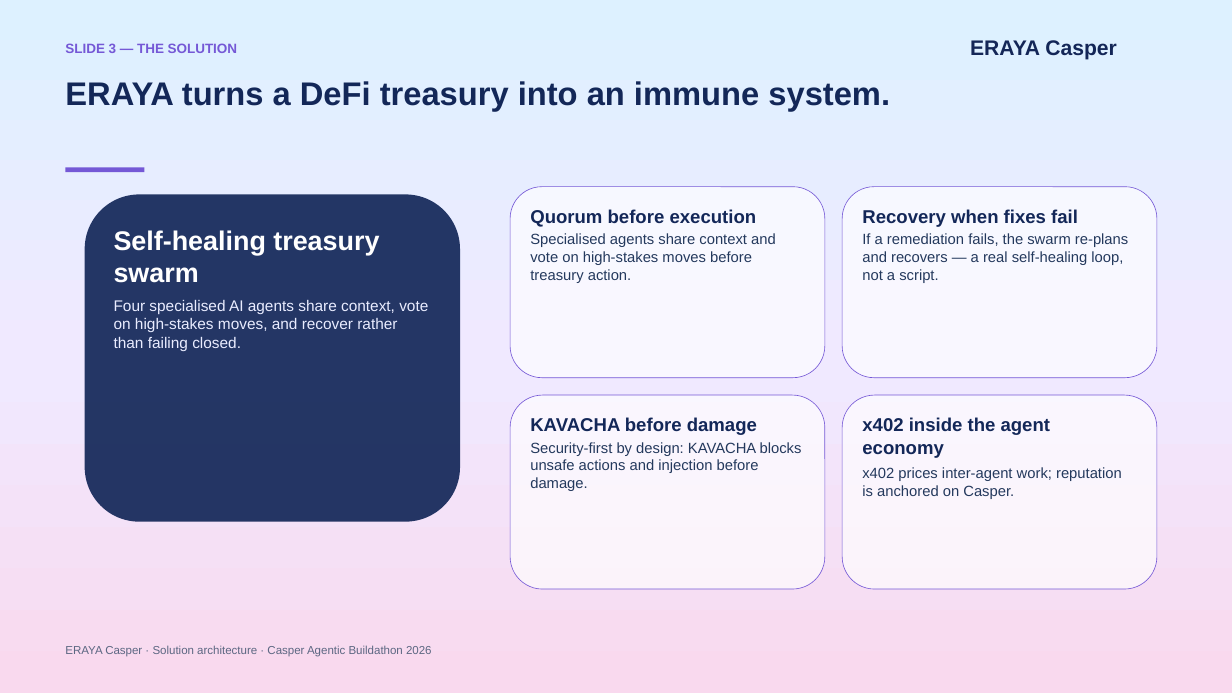
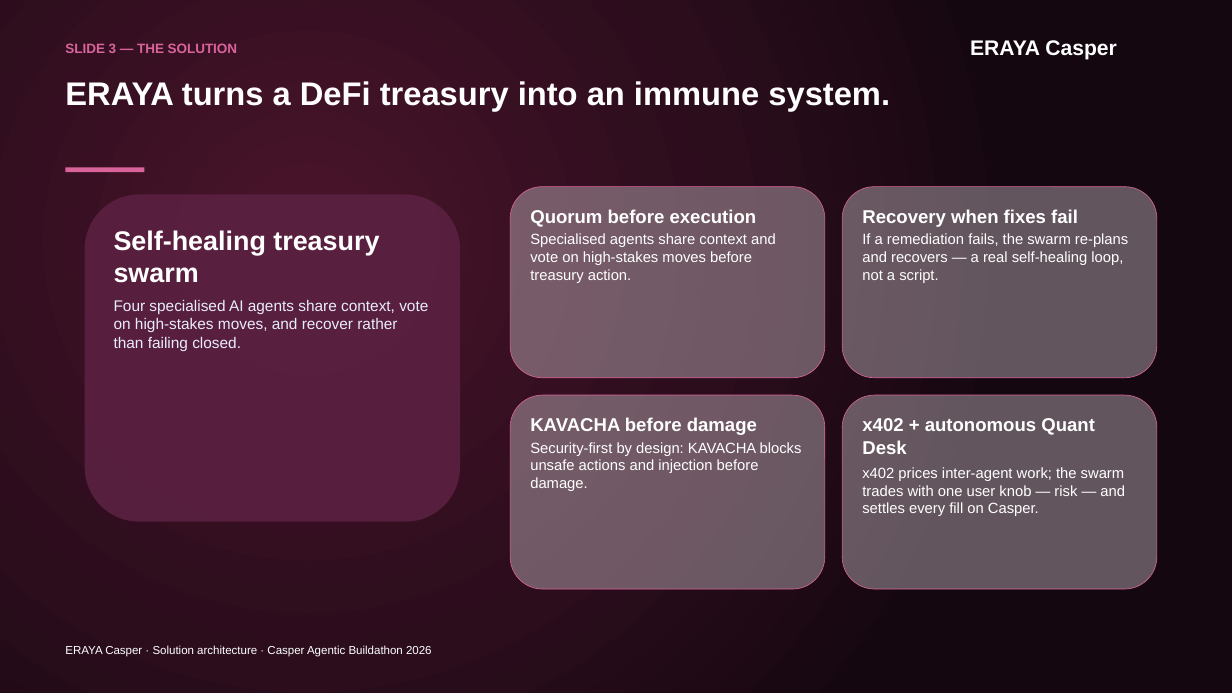
Before and after one commit to martian3062/eraya_microsoft, a slide deck: slide 3 of eraya.pptx. Drawn at 1232x693 pixels with LibreOffice and Linux fonts; fonts in the diff are those of the drawing. Boxes give left, top, right and bottom in pixels: in the first picture for what was removed or moved away, otherwise in the second. Text is boxed around its words. In the diff, an @@ line names an element or a change of style, - is before the commit and + after.

```diff
--- a/eraya.pptx
+++ b/eraya.pptx
@@ background gradient #DDF1FF to #F0E9FF to #F9D9EE to gradient #4A142B to #2B0D1C to #150710 @@
@@ text "SLIDE 3 — THE SOLUTION" at box(65, 43, 237, 53): text colour #7558D6 to #D9649B @@
@@ text "ERAYA Casper" at box(970, 40, 1117, 60): text colour #142657 to #FFFFFF @@
@@ rectangle at box(65, 168, 144, 172): fill #7558D6 to #D9649B @@
@@ rounded rectangle at box(84, 195, 460, 522): fill #132758 at 92% opacity to #5A2140 at 92% opacity @@
@@ text colour #132758 to #FFFFFF in 4 elements at box(65, 81, 890, 111), box(530, 209, 757, 227), box(862, 209, 1078, 227), box(530, 417, 757, 435) @@
@@ fill #FFFFFF at 66% opacity to #D8CCD3 at 40% opacity; outline #7558D6 0.75 pt to #D9649B 0.75 pt in 4 elements at box(510, 187, 825, 378), box(842, 187, 1157, 378), box(510, 395, 825, 589), box(842, 395, 1157, 589) @@
@@ text at box(862, 418, 1095, 454): text changed; text colour #132758 to #FFFFFF @@
-x402 inside the agent economy
+x402 + autonomous Quant Desk
@@ text colour #24395D to #FFFFFF in 3 elements at box(530, 233, 776, 283), box(862, 233, 1128, 283), box(530, 442, 802, 491) @@
@@ text at box(862, 467, 1125, 516): text changed; text colour #24395D to #FFFFFF @@
-x402 prices inter-agent work; reputation is anchored on Casper.
+x402 prices inter-agent work; the swarm trades with one user knob — risk — and settles every fill on Casper.
@@ text "ERAYA Casper · Solution architecture ..." at box(65, 645, 432, 657): text colour #5C6782 to #FFFFFF @@
```
Also in this commit, not shown: 11 other slides changed, 1 slide added, 1 slide removed, 28 other files.
